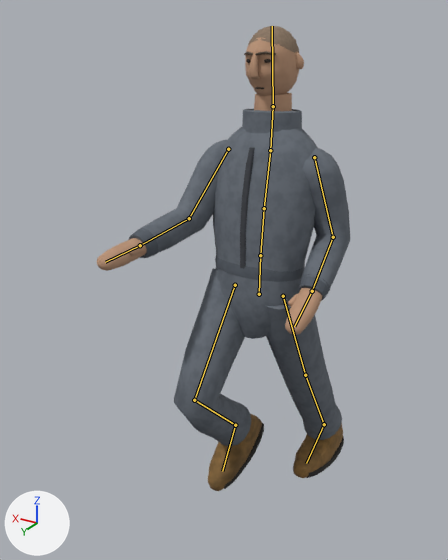
The Blender file blender/player_prisoner.blend as it was, and as the next commit left it.
Camera for both pictures: a 50 mm camera at (-0.908, 1.75, 1.802) aimed at (0.122, 0.034, 0.944). The lights are fixed; the arrows at lower left show +X, +Y and +Z. The first picture is the older version. Both versions are drawn at frame 7 of the action 'Run'; the numbers are the values there. The bones that bend it are drawn over the model as lines.

The first picture shows 'Prisoner'.
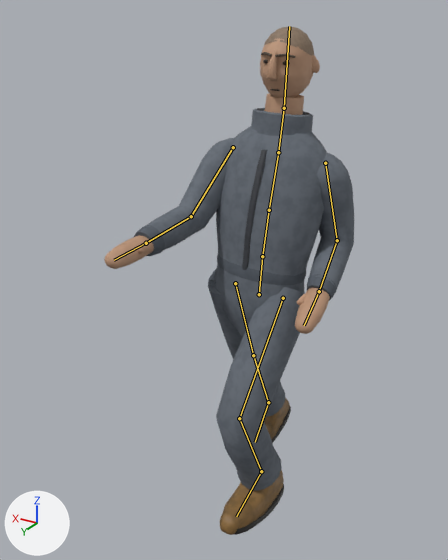
Where the change shows, as pixel boxes (x1, y1, x2, y2) in the pictures (448 x 560 px):
'Prisoner', posed (9% taller): before (97, 26, 350, 491); after (104, 26, 354, 535)
bone 'Hips', root to tip: before (259, 294) to (260, 255); after (259, 294) to (262, 256)
bone 'Chest', root to tip: before (264, 208) to (270, 150); after (269, 210) to (278, 152)
bone 'UpperArm_R', root to tip: before (228, 149) to (189, 218); after (233, 147) to (191, 216)
bone 'UpperArm_L', root to tip: before (314, 157) to (333, 237); after (325, 163) to (337, 240)
bone 'Forearm_L', root to tip: before (333, 237) to (312, 291); after (337, 240) to (319, 291)
bone 'Thigh_R', root to tip: before (235, 285) to (194, 400); after (235, 283) to (253, 355)
bone 'Shin_R', root to tip: before (194, 400) to (235, 425); after (253, 355) to (268, 402)
bone 'Foot_R', root to tip: before (235, 425) to (222, 471); after (268, 402) to (255, 442)
bone 'Thigh_L', root to tip: before (283, 296) to (305, 375); after (283, 298) to (239, 418)
bone 'Shin_L', root to tip: before (305, 375) to (324, 424); after (239, 418) to (261, 471)

The change in detail:
Bone 'Hips' (bone_hips) moves from (0.0, -0.026, 0.0) to (0.0, -0.027, 0.0).
Bone 'Hips' (bone_hips) turns from (5, -3, -2) to (4, -4, 2) degrees about its own x, y and z.
Bone 'Chest' (bone_chest) turns from (4, -4, 0) to (5, 4, 0) degrees about its own x, y and z.
Bone 'UpperArm_R' (bone_upperarm_r) turns from (24, 2, 1) to (26, 3, 1) degrees about its own x, y and z.
Bone 'UpperArm_L' (bone_upperarm_l) turns from (-23, 4, 5) to (-24, 4, 6) degrees about its own x, y and z.
Bone 'Forearm_L' (bone_forearm_l) turns from (65, -2, -7) to (70, -2, -7) degrees about its own x, y and z.
Bone 'Thigh_R' (bone_thigh_r) turns from (32, 0, -1) to (-28, 0, -2) degrees about its own x, y and z.
Bone 'Shin_R' (bone_shin_r) turns from (-82, 0, 0) to (-4, 0, 0) degrees about its own x, y and z.
Bone 'Foot_R' (bone_foot_r) turns from (24, 0, 0) to (5, 0, 0) degrees about its own x, y and z.
Bone 'Thigh_L' (bone_thigh_l) turns from (-27, 0, 2) to (34, 0, 1) degrees about its own x, y and z.
Bone 'Shin_L' (bone_shin_l) turns from (-6, 0, 0) to (-65, 0, 0) degrees about its own x, y and z.
